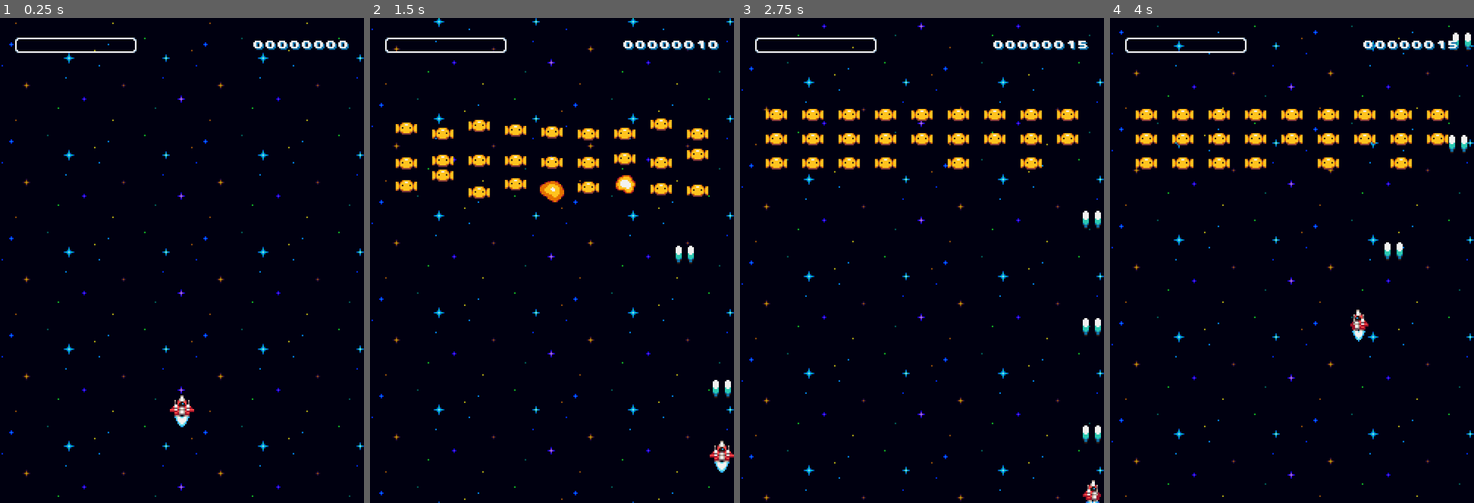
Above: before the commit, frames 1-4 (left to right).
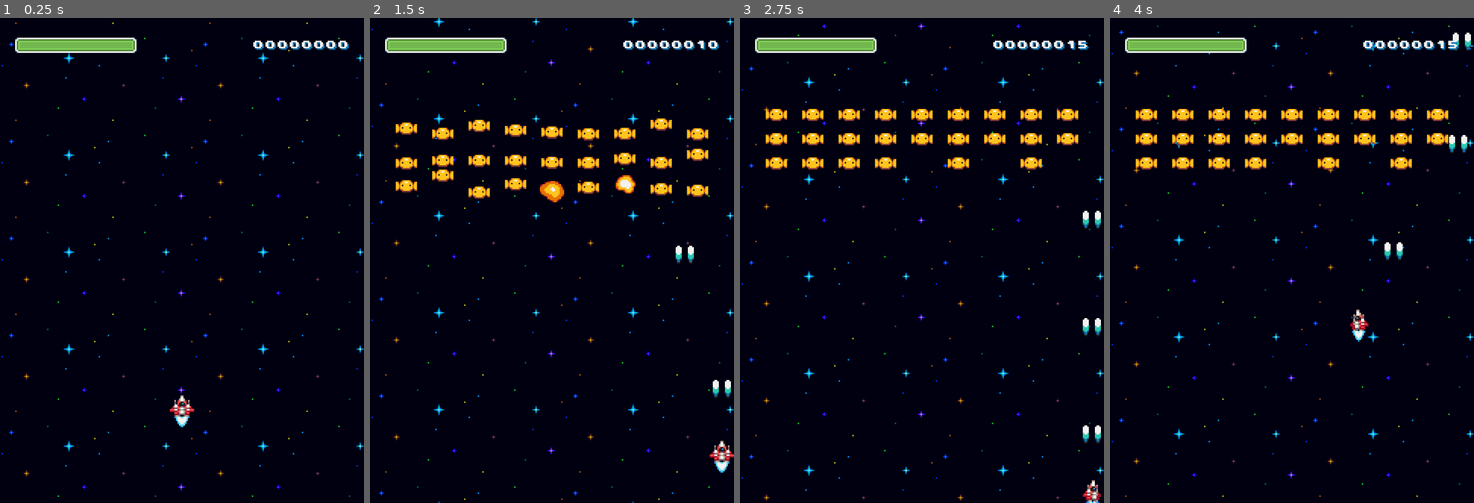
Above: after the commit, the same moments.

Repository: mflash/godotsa2025
Game: Godot game, scene res://main.tscn
The game is run twice, just before and just after one commit, with the same random seed, the same clock (stepped at 60 frames per second) and the same inputs. The project has no main scene, so this scene is started directly.
Inputs:
- Up to frame 1 (0.25 s): no input
- Up to frame 2 (1.5 s): hold Right (right) 0.53-1.28 s; hold Space (shoot) 0.53-1.28 s; hold Down (down) from 1.28 s (still down); tap Space (shoot) at 1.35 s
- Up to frame 3 (2.75 s): release Down (down) at 2.03 s; hold Right (right) from 2.03 s (still down); hold Space (shoot) from 2.03 s (still down)
- Up to frame 4 (4 s): release Right (right) at 2.78 s; release Space (shoot) at 2.78 s; hold Up (up) 2.78-3.53 s; tap Space (shoot) at 2.85 s; hold Left (left) from 3.53 s (still down); hold Space (shoot) from 3.53 s (still down)

The runs differ from the first frame. In frame 1, 0.8% of the frame differs, in the area x 4-38%, y 4-7%; in frame 2, 0.8%; in frame 3, 0.8%; in frame 4, 0.8%.

Commit message:
Código de hit no jogador (tiro ou nave inimiga), atualização da vida do jogador

Diff:
--- a/enemy_bullet.gd
+++ b/enemy_bullet.gd
@@ -10,7 +10,8 @@
 
 
 func _on_area_entered(area: Area2D) -> void:
-	if area.name == "player":
+	if area.name == "Player":
+		area.shield -= 1
 		queue_free()
 
 
--- a/main.gd
+++ b/main.gd
@@ -8,6 +8,7 @@
 
 
 func start() -> void:
+	$Player.shield = 10
 	for x in range(9):
 		for y in range(3):
 			var e = enemy.instantiate()
--- a/main.tscn
+++ b/main.tscn
@@ -64,3 +64,5 @@
 [node name="CanvasLayer" type="CanvasLayer" parent="."]
 
 [node name="UI" parent="CanvasLayer" instance=ExtResource("4_1bvp3")]
+
+[connection signal="shield_changed" from="Player" to="CanvasLayer/UI" method="update_shield"]
--- a/player.gd
+++ b/player.gd
@@ -3,9 +3,17 @@
 @export var speed = 150
 @export var cooldown = 0.25
 @export var bullet_scene : PackedScene
+@export var max_shield := 10
+var shield = max_shield:
+	set = set_shield
+
 @onready var screensize = get_viewport_rect().size
 
 var can_shoot := true
+
+signal died
+signal shield_changed
+
 
 func _ready() -> void:
 	start()
@@ -42,3 +50,16 @@
 
 func _on_gun_cooldown_timeout() -> void:
 	can_shoot = true
+
+func set_shield(value):
+	shield = min(max_shield, value)
+	shield_changed.emit(max_shield, shield)
+	if shield <= 0:
+		hide()
+		died.emit()
+
+
+func _on_area_entered(area: Area2D) -> void:
+	if area.is_in_group("enemies"):
+		area.explode()
+		shield -= max_shield / 2
--- a/player.tscn
+++ b/player.tscn
@@ -94,4 +94,5 @@
 [node name="GunCooldown" type="Timer" parent="."]
 one_shot = true
 
+[connection signal="area_entered" from="." to="." method="_on_area_entered"]
 [connection signal="timeout" from="GunCooldown" to="." method="_on_gun_cooldown_timeout"]
--- a/ui.gd
+++ b/ui.gd
@@ -8,5 +8,6 @@
 
 
 func update_shield(max_value, value):
+	print(max_value, " ", value)
 	shield_bar.max_value = max_value
 	shield_bar.value = value
